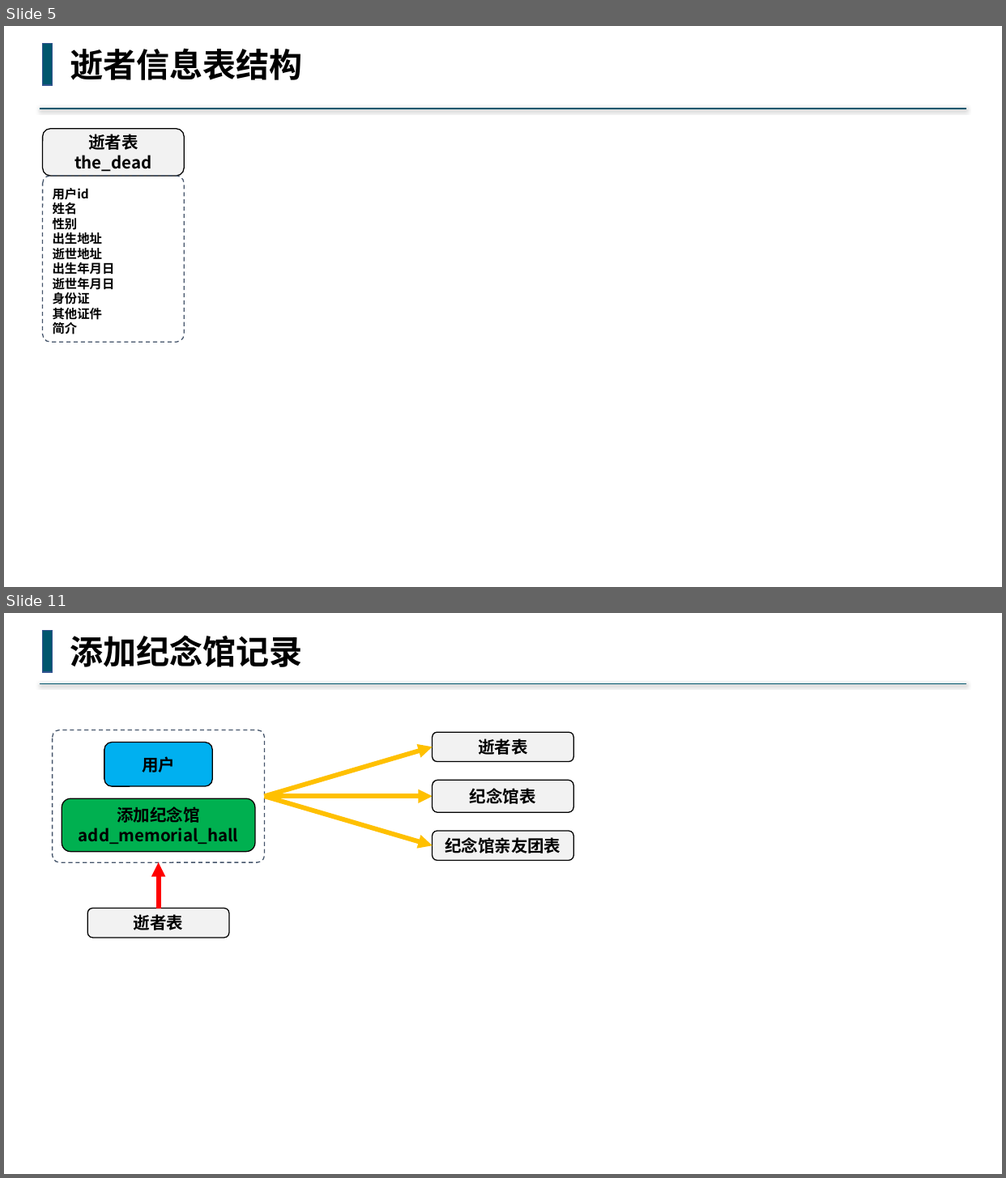
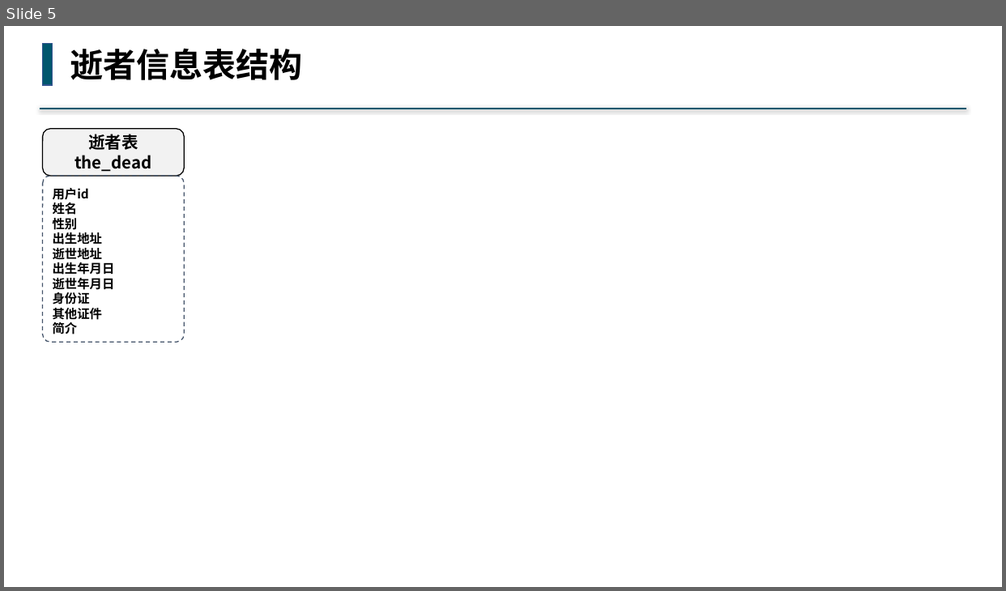
Before and after one commit to buddhachain/buddhaContract, a slide deck: doc/03.角色.pptx. Shown one above the other, each under a label of ours: slides 5 and 11 before the commit, slide 5 after it; the slides between them are not shown. The pictures are 1006x1178 and 1006x591 pixels, drawn with LibreOffice and Linux fonts; fonts in the diff are those of the drawing. Boxes give left, top, right and bottom in pixels: in the first picture for what was removed or moved away, otherwise in the second. Text is boxed around its words. In the diff, an @@ line names an element or a change of style, - is before the commit and + after.

```diff
--- a/doc/03.角色.pptx
+++ b/doc/03.角色.pptx
@@ slide 11 removed at (4,613,1002,1174), background #FFFFFF @@
@@ rectangle removed at (43,630,53,672) @@
@@ text removed at (70,635,303,667) @@
-添加纪念馆记录
@@ line removed from (967, 684) to (39, 684) @@
@@ rounded rectangle removed at (53,730,265,862) @@
@@ rounded rectangle removed at (432,732,573,761) @@
-逝者表
@@ rounded rectangle removed at (104,743,212,786) @@
-用户
@@ arrow removed from (265, 796) to (432, 747) @@
@@ rounded rectangle removed at (432,780,573,812) @@
-纪念馆表
@@ rounded rectangle removed at (62,798,255,852) @@
-添加纪念馆
-add_memorial_hall
@@ arrow removed from (265, 796) to (432, 796) @@
@@ arrow removed from (265, 796) to (432, 845) @@
@@ rounded rectangle removed at (432,831,573,860) @@
-纪念馆亲友团表
@@ arrow removed from (158, 909) to (158, 863) @@
@@ rounded rectangle removed at (88,909,229,938) @@
-逝者表
```
Also in this commit, not shown: 4 slides changed, 4 slides added, 7 other slides removed, 3 other files.
